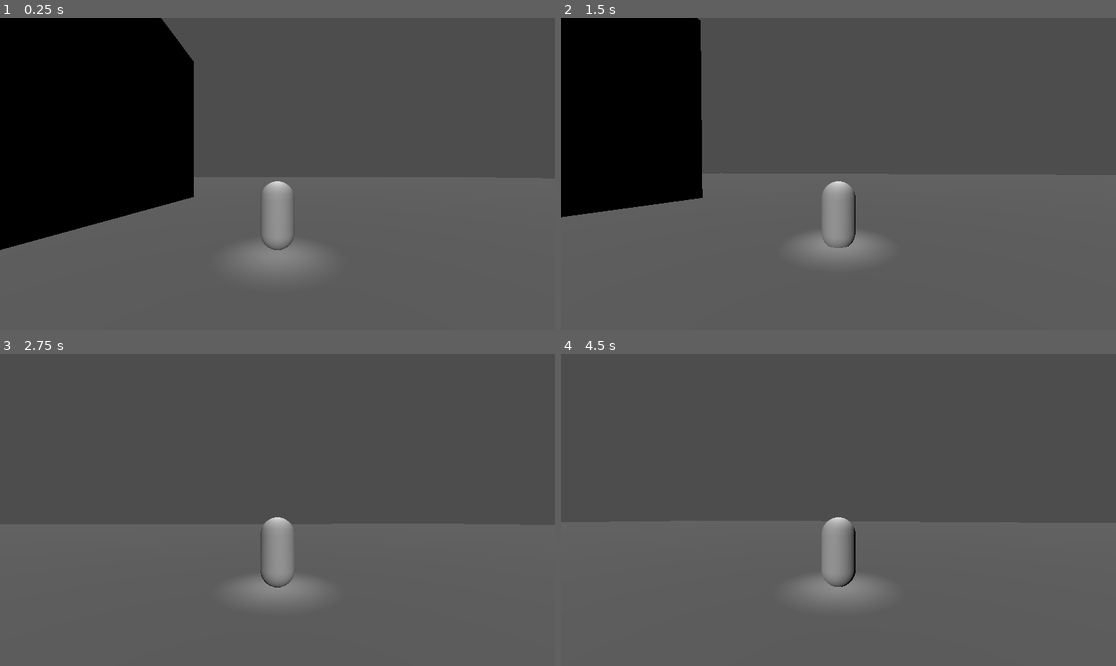
Above: before the commit, frames 1-4 (two rows, left to right).
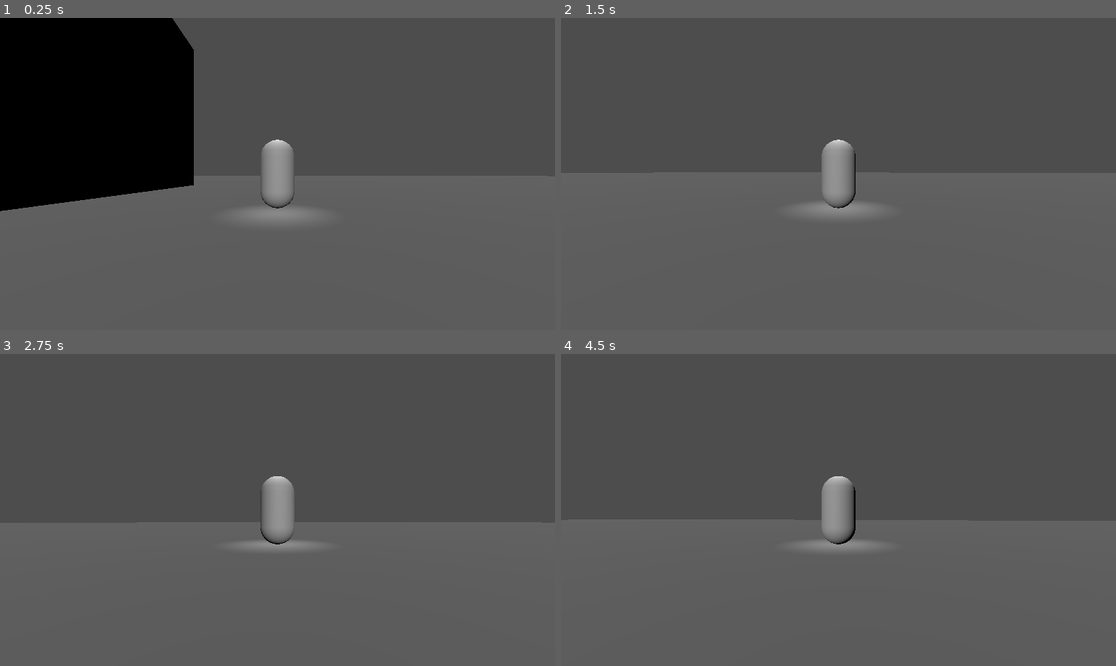
Above: after the commit, the same moments.

Repository: jackmenty/2025-Game
Game: Godot game, scene res://Scenes/Test_level.tscn
Two runs of this game, one before a commit and one after it. Both use one fixed random seed, a clock stepped at 60 frames per second and the inputs below.
Inputs (mouse positions are in pixels of both pictures, inside the frame that each line leads up to):
- Up to frame 1 (0.25 s): no input
- Up to frame 2 (1.5 s): move the mouse to (866, 174) at 0.52 s; hold W (move_forward) from 0.53 s (still down); tap Space (jump) at 0.77 s; move the mouse to (810, 174) at 1.27 s
- Up to frame 3 (2.75 s): keep holding W (move_forward); tap Space (jump) at 1.52 s; move the mouse to (288, 503) at 2.02 s
- Up to frame 4 (4.5 s): keep holding W (move_forward); tap Enter at 2.75 s; move the mouse to (832, 516) at 2.77 s; tap Space (jump) at 3.02, 3.5, 3.77 s; move the mouse to (877, 513) at 3.52 s; move the mouse to (794, 506) at 4.27 s

The runs differ from the first frame. In frame 1, 5.2% of the frame differs, in the area x 0-57%, y 0-82%; in frame 2, 18%, in the area x 0-57%, y 0-78%; in frame 3, 2.2%; in frame 4, 2.3%.

Commit message:
reverted back to regular speed version

Diff:
--- a/Scenes/Character.tscn
+++ b/Scenes/Character.tscn
@@ -11,6 +11,12 @@
 axis_lock_angular_y = true
 script = ExtResource("1_0y7nr")
 
+[node name="RayCast3D" type="RayCast3D" parent="."]
+transform = Transform3D(1, 0, 0, 0, 1, 0, 0, 0, 1, 0, 1.21527, 0)
+target_position = Vector3(0, 0, 100)
+collision_mask = 4097
+debug_shape_custom_color = Color(0.621524, 0.621524, 0.621524, 1)
+
 [node name="MeshInstance3D" type="MeshInstance3D" parent="."]
 mesh = SubResource("CapsuleMesh_jo2ib")
 
@@ -18,7 +24,6 @@
 shape = SubResource("CapsuleShape3D_677pu")
 
 [node name="SpringArm3D" type="SpringArm3D" parent="."]
-transform = Transform3D(1, 0, 0, 0, 1, 0, 0, 0, 1, 0, 1.21527, 0)
 spring_length = 6.0
 script = ExtResource("2_jo2ib")
 
--- a/Scripts/Character.gd
+++ b/Scripts/Character.gd
@@ -1,7 +1,7 @@
 extends CharacterBody3D
 
 
-const SPEED = 1
+const SPEED = 20
 const MAX_SPEED = 10
 const JUMP_VELOCITY = 13.5
 const ACCELERATION = .5
@@ -22,19 +22,15 @@
 	# Get the input direction and handle the movement/deceleration.
 	# As good practice, you should replace UI actions with custom gameplay actions.
 	var input_dir := Input.get_vector("move_left", "move_right", "move_forward", "move_back")
-	var direction = (springarm.transform.basis * Vector3(input_dir.x, 0, input_dir.y)).normalized()
+	var direction: Vector3 = (springarm.transform.basis * Vector3(input_dir.x, 0, input_dir.y)).normalized()
+	$RayCast3D.target_position=springarm.position
 	var corrected_dir = Vector3(direction.x, 0, direction.z).normalized()
 	if corrected_dir:
-		print(corrected_dir)
-		velocity.x += corrected_dir.x * SPEED
-		velocity.z += corrected_dir.z * SPEED
-		if (abs(velocity.x) >= MAX_SPEED):
-			velocity.x = MAX_SPEED * corrected_dir.x
-		if (abs(velocity.z) >= MAX_SPEED):
-			velocity.z = MAX_SPEED * corrected_dir.z
+		velocity.x = corrected_dir.x * SPEED
+		velocity.z = corrected_dir.z * SPEED
 	else:
-		velocity.x = velocity.x * delta * DECELERATION
-		velocity.z = velocity.z * delta * DECELERATION
+		velocity.x = move_toward(velocity.x, 0, SPEED)
+		velocity.z = move_toward(velocity.z, 0, SPEED)
 	print(velocity.x, " ",  velocity.z)
 	if Input.is_action_just_pressed("ui_cancel"):
 		Input.set_mouse_mode(Input.MOUSE_MODE_VISIBLE)
